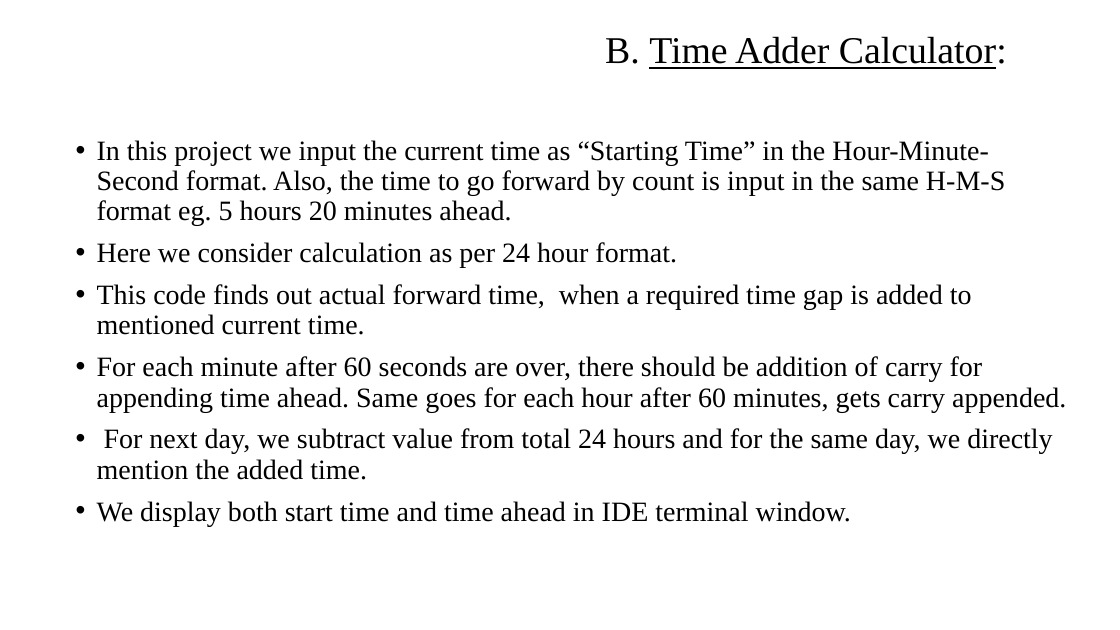
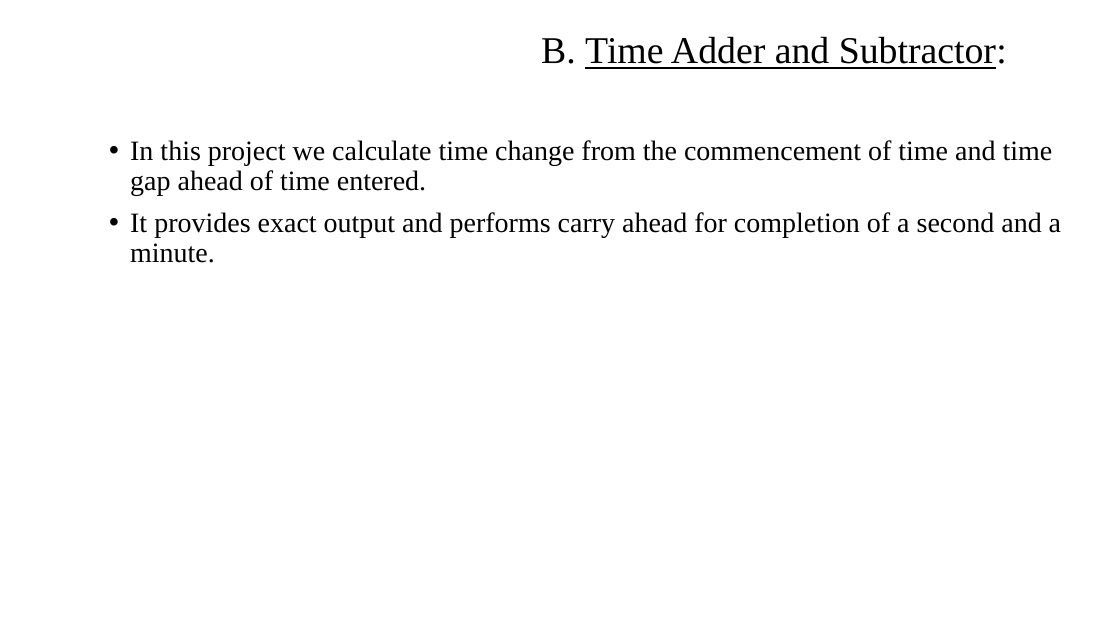
Before and after one commit to MPraneet/Java-files, a slide deck: slide 6 of Java Projects.pptx (slide 7 before the commit). Drawn at 1120x630 pixels with LibreOffice and Linux fonts; fonts in the diff are those of the drawing; background and template pictures are left out. Boxes give left, top, right and bottom in pixels: in the first picture for what was removed or moved away, otherwise in the second. Text is boxed around its words. In the diff, an @@ line names an element or a change of style, - is before the commit and + after.

Commit message:
Java_Projects
Core Java Projects

```diff
--- a/Java Projects.pptx
+++ b/Java Projects.pptx
@@ title at [541,36,1007,69]: text changed @@
-B. Time Adder Calculator:
+B. Time Adder and Subtractor:
@@ text at [130,140,1061,263]: text changed @@
-• In this project we input the current time as “Starting Time” in the Hour-Minute-Second format. Also, the time to go forward by count is input in the same H-M-S format eg. 5 hours 20 minutes ahead.
-• Here we consider calculation as per 24 hour format.
-• This code finds out actual forward time, when a required time gap is added to mentioned current time.
-• For each minute after 60 seconds are over, there should be addition of carry for appending time ahead. Same goes for each hour after 60 minutes, gets carry appended.
-• For next day, we subtract value from total 24 hours and for the same day, we directly mention the added time.
-• We display both start time and time ahead in IDE terminal window.
+• In this project we calculate time change from the commencement of time and time gap ahead of time entered.
+• It provides exact output and performs carry ahead for completion of a second and a minute.
```
Also in this commit, not shown: 8 other slides changed, 1 slide removed, 2 other files.
